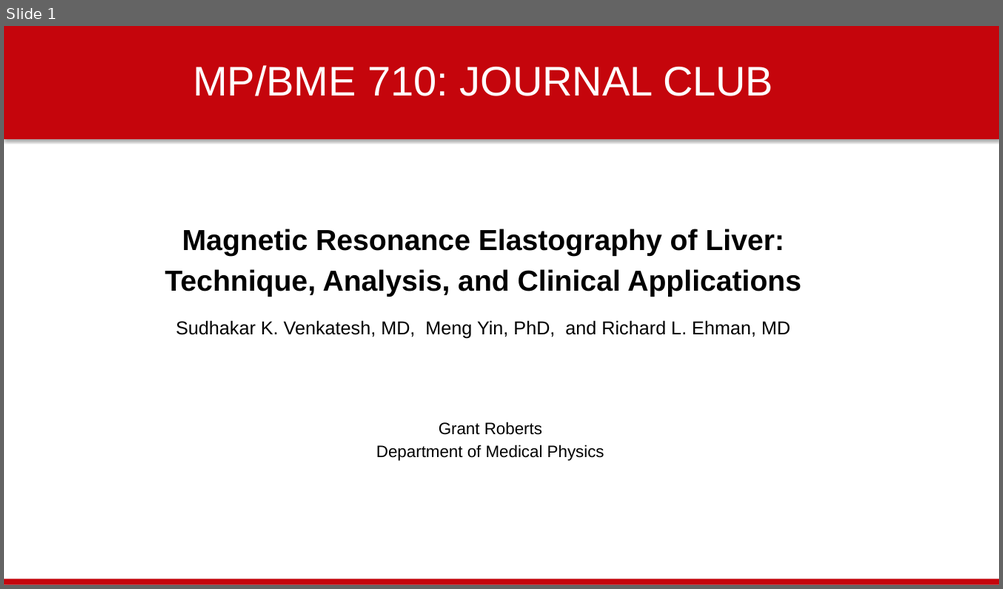
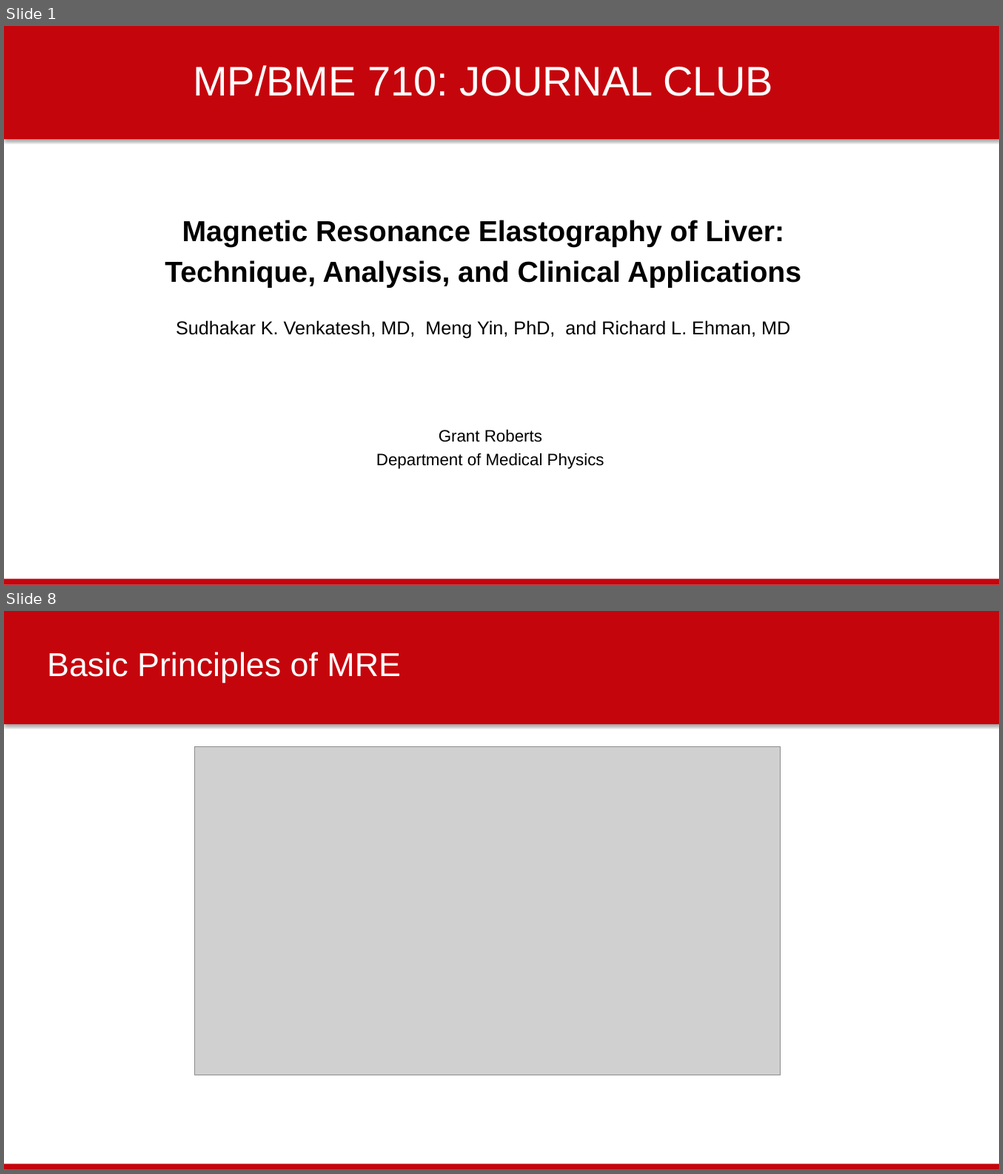
Before and after one commit to gsroberts1/MP710, a slide deck: Journal Club/Phase-Contrast and Elastography/MRE - Grant Roberts.pptx. Shown one above the other, each under a label of ours: slide 1 before the commit, slides 1 and 8 after it; the slides between them are not shown. The pictures are 1003x589 and 1003x1174 pixels, drawn with LibreOffice and Linux fonts; fonts in the diff are those of the drawing; grey boxes stand for pictures; background and template pictures are left out. Boxes give left, top, right and bottom in pixels: in the first picture for what was removed or moved away, otherwise in the second. Text is boxed around its words. In the diff, an @@ line names an element or a change of style, - is before the commit and + after.

```diff
--- a/Journal Club/Phase-Contrast and Elastography/MRE - Grant Roberts.pptx
+++ b/Journal Club/Phase-Contrast and Elastography/MRE - Grant Roberts.pptx
@@ slide 8 added at <box>4,611,999,1170</box>, background #FFFFFF; not listed: 2 template elements that a slide beside it also shows @@
@@ title added at <box>47,652,401,683</box>, 32 pt, text #FFFFFF @@
+Basic Principles of MRE
@@ picture added at <box>195,747,780,1076</box> @@
@@ slide 1 changed as well @@
@@ text "Magnetic Resonance Elastography of Liver:": place and size @@
-text "Magnetic Resonance Elastography of Liver:" at <box>165,229,801,297</box>
+text "Magnetic Resonance Elastography of Liver:" at <box>165,220,801,288</box>
@@ text "Grant Roberts": place and size @@
-text "Grant Roberts" at <box>376,422,604,461</box>
+text "Grant Roberts" at <box>376,429,604,469</box>
```
Also in this commit, not shown: 1 other slide changed, 12 other slides added, 3 slides removed, 1 other file.
